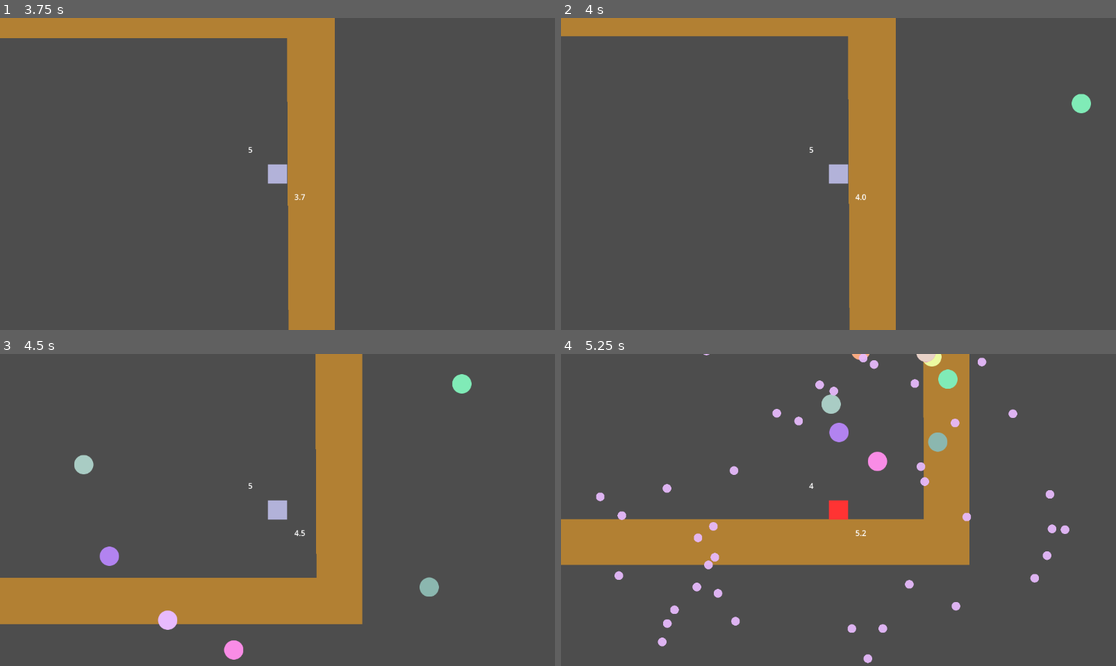
Above: before the commit, frames 1-4 (two rows, left to right).
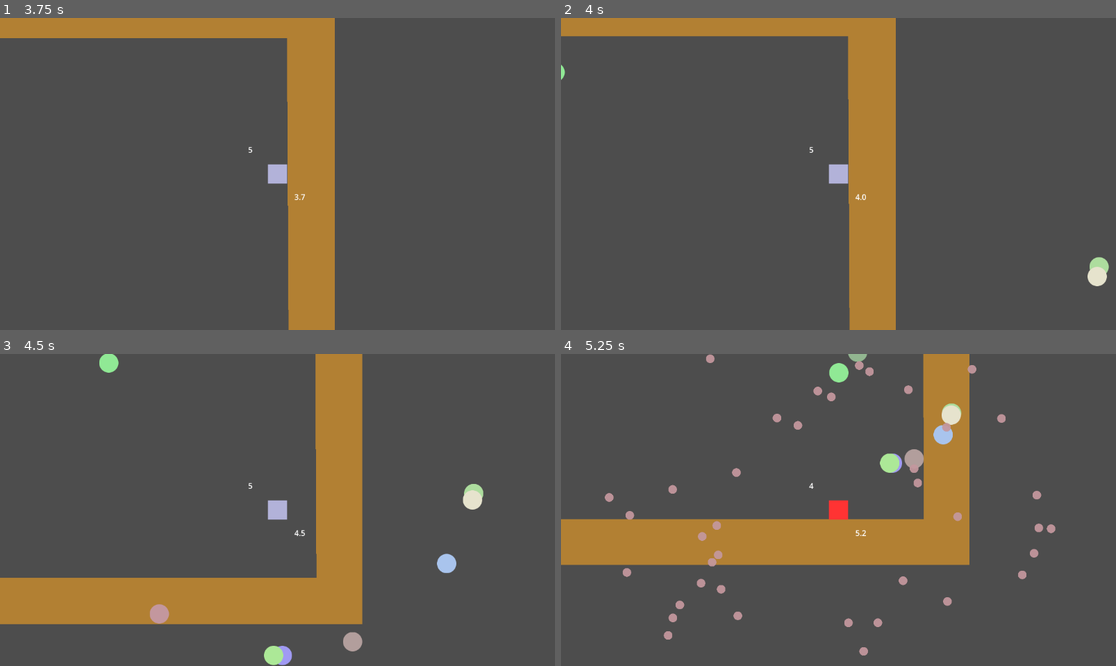
Above: after the commit, the same moments.

Repository: Stephen-Seo/LD54_BoxSurvival
Game: Godot game, scene res://boxedSpace.tscn
Two runs of this game, one before a commit and one after it. Both use one fixed random seed, a clock stepped at 60 frames per second and the inputs below.
Inputs:
- Up to frame 1 (3.75 s): hold Right (right) 0.53-2.03 s; tap Space (jump) at 0.77, 1.52, 3.02 s; hold Left (left) 2.03-2.78 s; hold Right (right) from 2.78 s (still down)
- Up to frame 2 (4 s): keep holding Right (right); tap Space (jump) at 3.77 s
- Up to frame 3 (4.5 s): release Right (right) at 4.28 s; hold Left (left) from 4.28 s (still down)
- Up to frame 4 (5.25 s): tap Space (jump) at 4.52 s; release Left (left) at 5.03 s; hold Right (right) from 5.03 s (still down)

Frame 1 is identical in both runs. In frame 2, 0.5% of the frame differs, in the area x 0-99%, y 14-86%; in frame 3, 2.2%; in frame 4, 4.4%, in the area x 6-92%, y 0-100%.

Commit message:
Add wave variations

Diff:
--- a/boxedSpace.gd
+++ b/boxedSpace.gd
@@ -8,6 +8,10 @@
 const WAVE_TIME = 5.0
 const PROJECTILE_DISTANCE = 1500
 const PROJECTILE_VELOCITY = 500
+const HORIZONTAL_WAVE_COLOR = Color(1, 0, 1)
+const HORIZONTAL_WAVE_COLOR_ALT = Color(1, 1, 0)
+const VERTICAL_WAVE_COLOR = Color(0, 1, 1)
+const VERTICAL_WAVE_COLOR_ALT = Color(0, 1, 0)
 
 var wave_timer = 3.0
 
@@ -15,6 +19,45 @@
 func _ready():
 	pass # Replace with function body.
 
+func wave_random():
+	for i in range(10):
+		var projectile_instance = projectile.instantiate()
+		var random_angle = randf_range(0.0, PI * 2.0)
+		var projectile_sprite = projectile_instance.find_child("Sprite2D")
+		projectile_instance.position = Vector2(cos(random_angle) * PROJECTILE_DISTANCE + player.position.x, sin(random_angle) * PROJECTILE_DISTANCE + player.position.y)
+		projectile_instance.linear_velocity = Vector2(-cos(random_angle) * PROJECTILE_VELOCITY, -sin(random_angle) * PROJECTILE_VELOCITY)
+		projectile_sprite.self_modulate = Color(randf_range(0.5, 1.0), randf_range(0.5, 1.0), randf_range(0.5, 1.0))
+		add_child(projectile_instance)
+
+func wave_horizontal():
+	var left = true if randi_range(0, 1) == 0 else false
+	for i in range(8):
+		var projectile_instance = projectile.instantiate()
+		var random_angle = 0
+		if left:
+			random_angle = randf_range(-PI / 2.0, PI / 2.0)
+		else:
+			random_angle = randf_range(PI / 2.0, PI * 3.0 / 2.0)
+		var projectile_sprite = projectile_instance.find_child("Sprite2D")
+		projectile_instance.position = Vector2(cos(random_angle) * PROJECTILE_DISTANCE + player.position.x, sin(random_angle) * PROJECTILE_DISTANCE + player.position.y)
+		projectile_instance.linear_velocity = Vector2(-cos(random_angle) * PROJECTILE_VELOCITY, -sin(random_angle) * PROJECTILE_VELOCITY)
+		projectile_sprite.self_modulate = HORIZONTAL_WAVE_COLOR if left else HORIZONTAL_WAVE_COLOR_ALT
+		add_child(projectile_instance)
+
+func wave_vertical():
+	var up = true if randi_range(0, 1) == 0 else false
+	for i in range(8):
+		var projectile_instance = projectile.instantiate()
+		var random_angle = 0
+		if up:
+			random_angle = randf_range(0, PI)
+		else:
+			random_angle = randf_range(PI, PI * 2.0)
+		var projectile_sprite = projectile_instance.find_child("Sprite2D")
+		projectile_instance.position = Vector2(cos(random_angle) * PROJECTILE_DISTANCE + player.position.x, sin(random_angle) * PROJECTILE_DISTANCE + player.position.y)
+		projectile_instance.linear_velocity = Vector2(-cos(random_angle) * PROJECTILE_VELOCITY, -sin(random_angle) * PROJECTILE_VELOCITY)
+		projectile_sprite.self_modulate = VERTICAL_WAVE_COLOR if up else VERTICAL_WAVE_COLOR_ALT
+		add_child(projectile_instance)
 
 # Called every frame. 'delta' is the elapsed time since the previous frame.
 func _process(delta):
@@ -25,14 +68,15 @@
 	wave_timer += delta
 	if wave_timer >= WAVE_TIME:
 		wave_timer = 0
-		for i in range(10):
-			var projectile_instance = projectile.instantiate()
-			var random_angle = randf_range(0.0, PI * 2.0)
-			var projectile_sprite = projectile_instance.find_child("Sprite2D")
-			projectile_instance.position = Vector2(cos(random_angle) * PROJECTILE_DISTANCE + player.position.x, sin(random_angle) * PROJECTILE_DISTANCE + player.position.y)
-			projectile_instance.linear_velocity = Vector2(-cos(random_angle) * PROJECTILE_VELOCITY, -sin(random_angle) * PROJECTILE_VELOCITY)
-			projectile_sprite.self_modulate = Color(randf_range(0.5, 1.0), randf_range(0.5, 1.0), randf_range(0.5, 1.0))
-			add_child(projectile_instance)
+		match randi_range(0, 2):
+			0:
+				wave_random()
+			1:
+				wave_horizontal()
+			2:
+				wave_vertical()
+			_:
+				wave_random()
 
 func do_restart():
 	get_tree().reload_current_scene()
